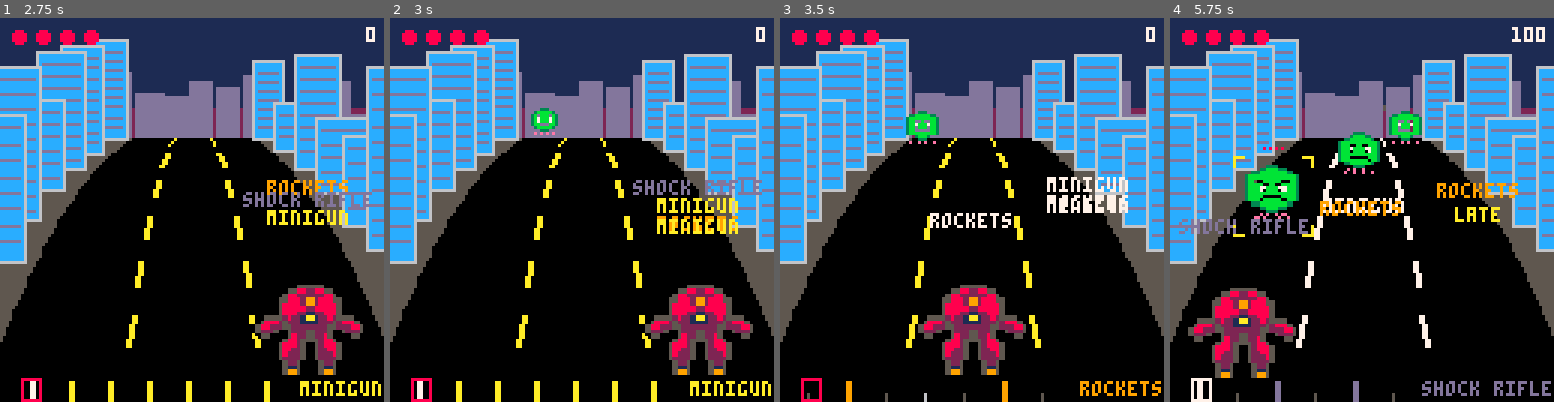
Above: before the commit, frames 1-4 (left to right).
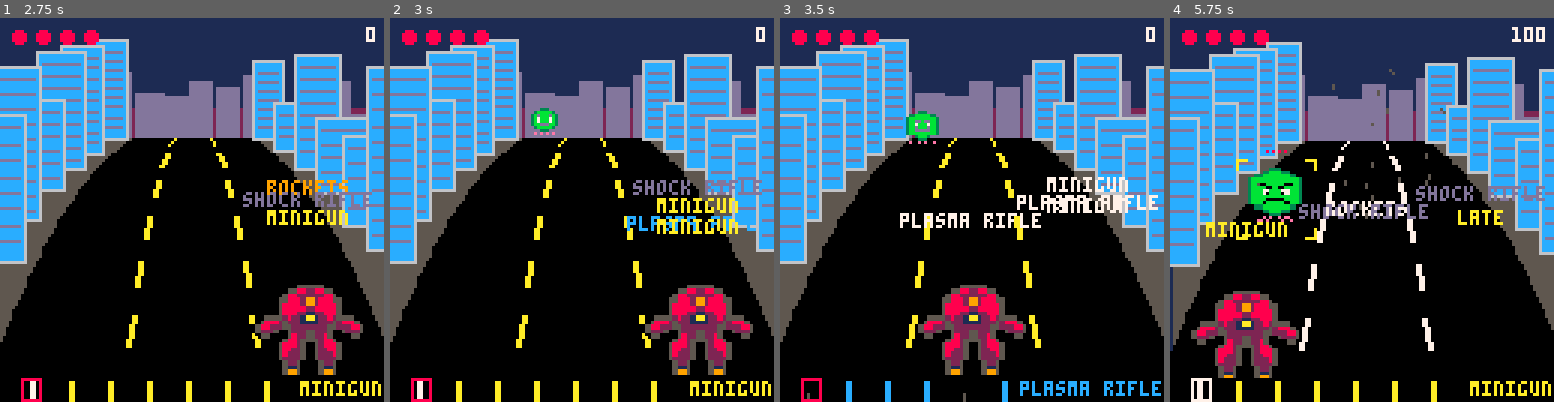
Above: after the commit, the same moments.

Repository: drachis/carts
Game: PICO-8 cartridge proj/crestbeat/crestbeat.p8
The game is run twice, just before and just after one commit, with the same random seed, the same clock (stepped at 60 frames per second) and the same inputs.
Inputs:
- Up to frame 1 (2.75 s): tap X (X key) at 0.33, 1.07, 1.85 s; tap O (Z key) at 0.7, 1.7, 2.1, 2.5 s; hold Right 1.6-2.1 s; hold Right from 2.47 s (still down)
- Up to frame 2 (3 s): keep holding Right; tap O (Z key) at 2.9 s; tap X (X key) at 2.97 s
- Up to frame 3 (3.5 s): release Right at 3.03 s; hold Left from 3.08 s (still down); tap O (Z key) at 3.3 s
- Up to frame 4 (5.75 s): release Left at 3.58 s; tap O (Z key) every 0.4 s from 3.7 to 5.7 s; hold Right 4.02-4.68 s; tap X (X key) at 4.08, 5.2 s; hold Left 5.08-5.68 s

Frame 1 is identical in both runs. In frame 2, 0.5% of the frame differs, in the area x 61-96%, y 51-56%; in frame 3, 2.4%; in frame 4, 26%, in the area x 0-100%, y 5-100%.

Commit message:
crestbeat: guns are bar patterns in eighth notes (data strings), and two new ones as the user asked: a flak cannon on 3/4 (123_, x.x.x...) and a plasma rifle on 12_123 (x.x.xxx., two long and three short). The beat bar's tall ticks follow the pattern. test_rhythm checks each gun fires on exactly its pattern. 3874 tokens
Co-Authored-By: Claude Opus 5.5 <noreply@anthropic.com>

Diff:
--- a/proj/crestbeat/data.lua
+++ b/proj/crestbeat/data.lua
@@ -54,10 +54,12 @@
 ]]
 
 guns=parse_table[[
-name,colour,damage,every,splash,sound
-minigun,10,1,0.5,,1
-shock rifle,13,2,1,,0
-rockets,9,4,2,2,12
+name,colour,damage,pattern,splash,sound
+minigun,10,1,xxxxxxxx,,1
+shock rifle,13,2,x.x.x.x.,,0
+rockets,9,4,x...x...,2,12
+flak cannon,4,3,x.x.x...,,3
+plasma rifle,12,2,x.x.xxx.,,0
 ]]
 
 judgements=parse_table[[
--- a/proj/crestbeat/main.lua
+++ b/proj/crestbeat/main.lua
@@ -145,7 +145,7 @@
  for k=0,9 do
   local tick=flr(clock*2)/2+k/2
   local x=10+(tick-clock)*26
-  if tick%gun.every==0 then
+  if fires_on(gun,tick*2) then
    rectfill(x,121,x+1,127,tick-clock<0.3 and 7 or gun.colour)
   else
    rectfill(x,125,x,127,tick%1==0 and 6 or 5)
--- a/proj/crestbeat/robot.lua
+++ b/proj/crestbeat/robot.lua
@@ -5,8 +5,13 @@
 
 function equip(gun)
  robot.gun=gun
- robot.last_tick=flr(clock/guns[gun].every)
+ robot.last_tick=flr(clock*2)
  robot.waiting=nil
+end
+
+function fires_on(gun,eighth)
+ local slot=eighth%8+1
+ return sub(gun.pattern,slot,slot)=="x"
 end
 
 function update_robot()
@@ -33,8 +38,8 @@
 end
 
 function update_gun()
- local tick=flr(clock/guns[robot.gun].every)
- if tick!=robot.last_tick then
+ local tick=flr(clock*2)
+ if tick!=robot.last_tick and fires_on(guns[robot.gun],tick) then
   robot.last_tick=tick
   robot.shots+=1
   if target_in(robot.lane) then
--- a/proj/crestbeat/tests/test_rhythm.lua
+++ b/proj/crestbeat/tests/test_rhythm.lua
@@ -31,9 +31,17 @@
 local function rhythm()
  for gun=1,#guns do
   reset("play")
+  clock=-0.1
   equip(gun)
-  step_frames(flr(4*frames_per_beat+1))
-  check(guns[gun].name.." fires "..(4/guns[gun].every).." times a bar",robot.shots==4/guns[gun].every,robot.shots.." shots")
+  local heard=split("........","")
+  while clock<3.95 do
+   local before=robot.shots
+   step_frames(1)
+   if robot.shots>before then heard[flr(clock*2)+1]="x" end
+  end
+  local played=""
+  for slot in all(heard) do played..=slot end
+  check(guns[gun].name.." fires on its pattern",played==guns[gun].pattern,played.." for "..guns[gun].pattern)
  end
 
  local name=armed(2,{0})
Not shown, changed: proj/crestbeat/DESIGN.md
Not shown, changed: proj/crestbeat/notes/robot.md
